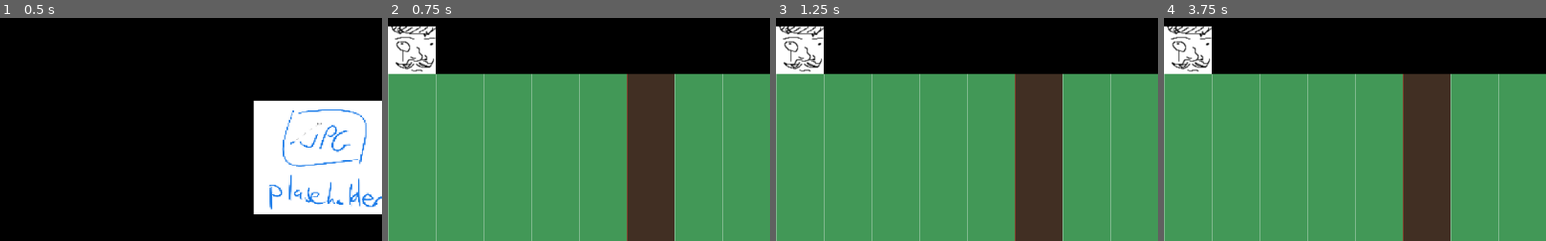
Above: before the commit, frames 1-4 (left to right).
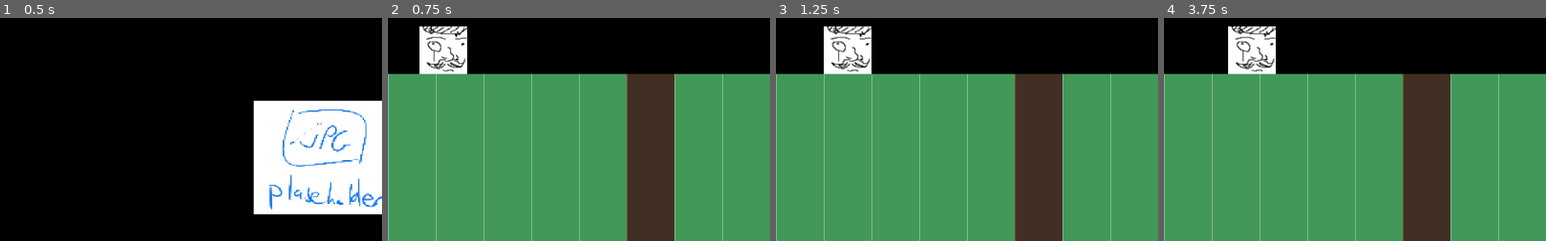
Above: after the commit, the same moments.

Repository: PhantomARC/FE-But-Multiplayer-SPC
Game: Godot game, scene res://Scenes/SplashScreen.tscn
Same seed, same stepped clock (60 frames per second), same inputs: the game is played once before the commit and once after it.
Inputs:
- Up to frame 1 (0.5 s): no input
- Up to frame 2 (0.75 s): tap Enter at 0.5 s; hold Right (ui_right) from 0.53 s (still down)
- Up to frame 3 (1.25 s): keep holding Right (ui_right)
- Up to frame 4 (3.75 s): tap Space at 1.25, 2.75 s; release Right (ui_right) at 1.28 s; hold Down (ui_down) 1.28-2.03 s; tap Enter at 2, 3.5 s; hold Right (ui_right) 2.03-2.78 s; hold Up (ui_up) 2.78-3.53 s; hold Left (ui_left) from 3.53 s (still down)
The pictures show only the part of the screen within x 0-50%, y 12-62%; the shares and areas given below are measured in that part.

Frame 1 is identical in both runs. In frame 2, 4.0% of the frame differs, in the area x 0-21%, y 3-26%; in frame 3, 5.4%; in frame 4, 5.5%, in the area x 0-30%, y 3-26%.
Error before the commit: Invalid operands 'String' and 'int' in operator '*'. (res://Player.gd:35)

Commit message:
Update Player.gd

Diff:
--- a/P2P Connect Test/Player.gd
+++ b/P2P Connect Test/Player.gd
@@ -32,5 +32,5 @@
 		 move_tween(dir)
 
 func move_tween(dir):
-	tween.interpolate_property(self, "position", position, position + dir * tile_size, 1.0/speed, Tween.TRANS_SINE, Tween.EASE_IN_OUT)
+	tween.interpolate_property(self, "position", position, position + inputs[dir] * tile_size, 1.0/speed, Tween.TRANS_SINE, Tween.EASE_IN_OUT)
 	tween.start()
